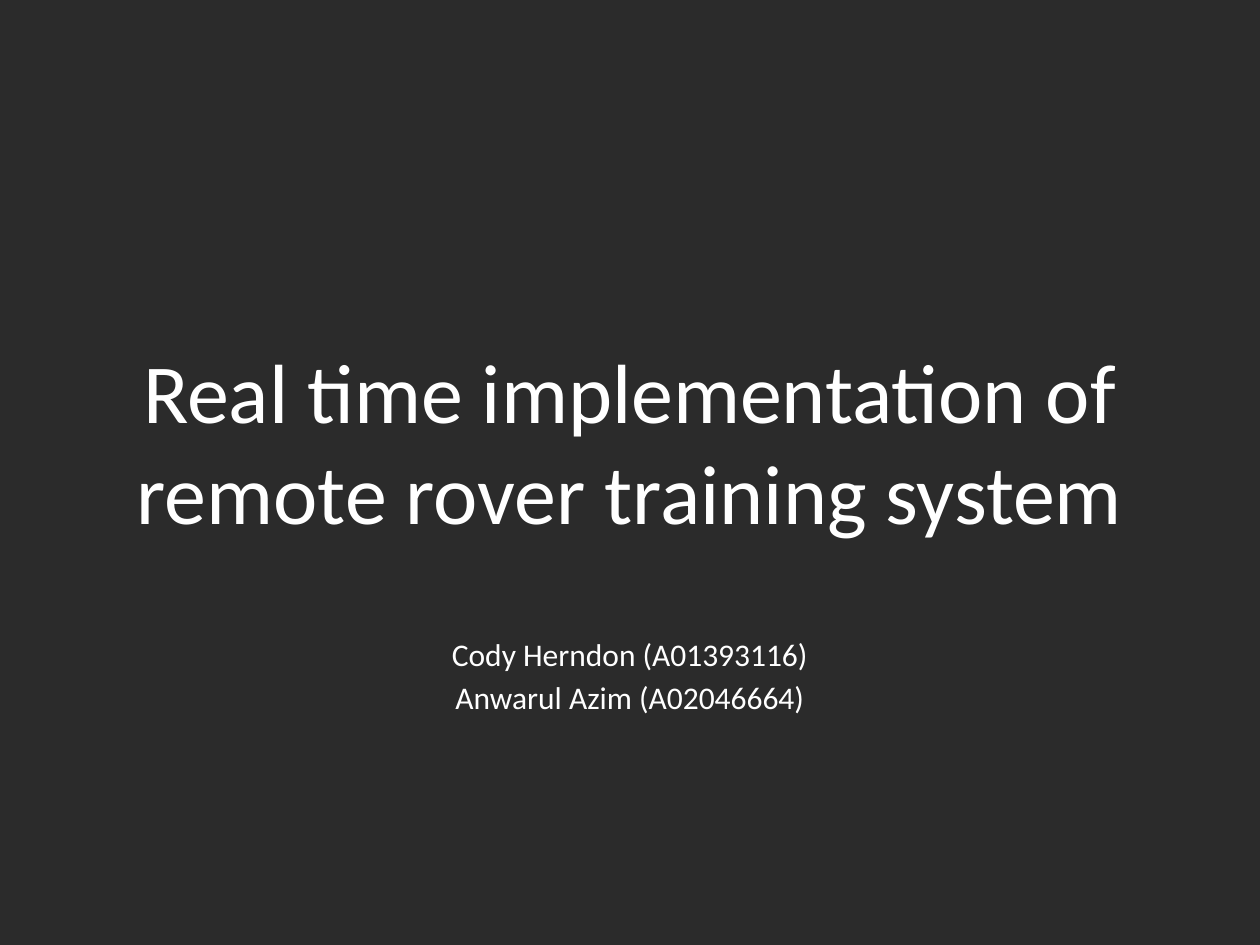
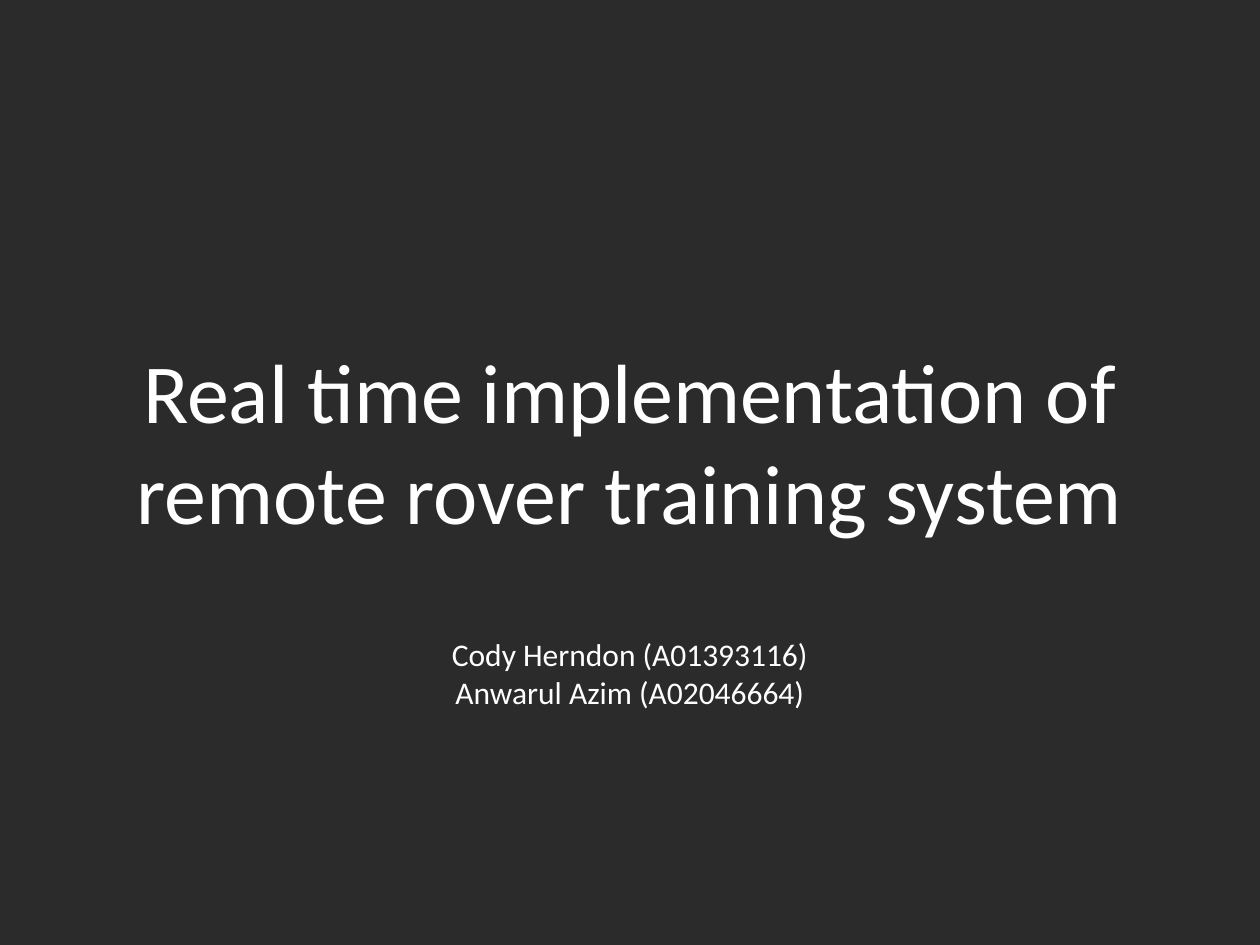
Before and after one commit to Shamshel/ECE5770, a slide deck: slide 1 of Documentation/Presentation.pptx. Drawn at 1260x945 pixels with LibreOffice and Linux fonts; fonts in the diff are those of the drawing; background and template pictures are left out; a plain dark background stands for a picture behind light text. Boxes give left, top, right and bottom in pixels: in the first picture for what was removed or moved away, otherwise in the second. Text is boxed around its words. In the diff, an @@ line names an element or a change of style, - is before the commit and + after.

```diff
--- a/Documentation/Presentation.pptx
+++ b/Documentation/Presentation.pptx
@@ text "Cody Herndon (A01393116)" at (452, 643, 808, 708): less space between paragraphs @@
```
Also in this commit, not shown: 5 other slides changed, 1 slide removed, 4 other files.
